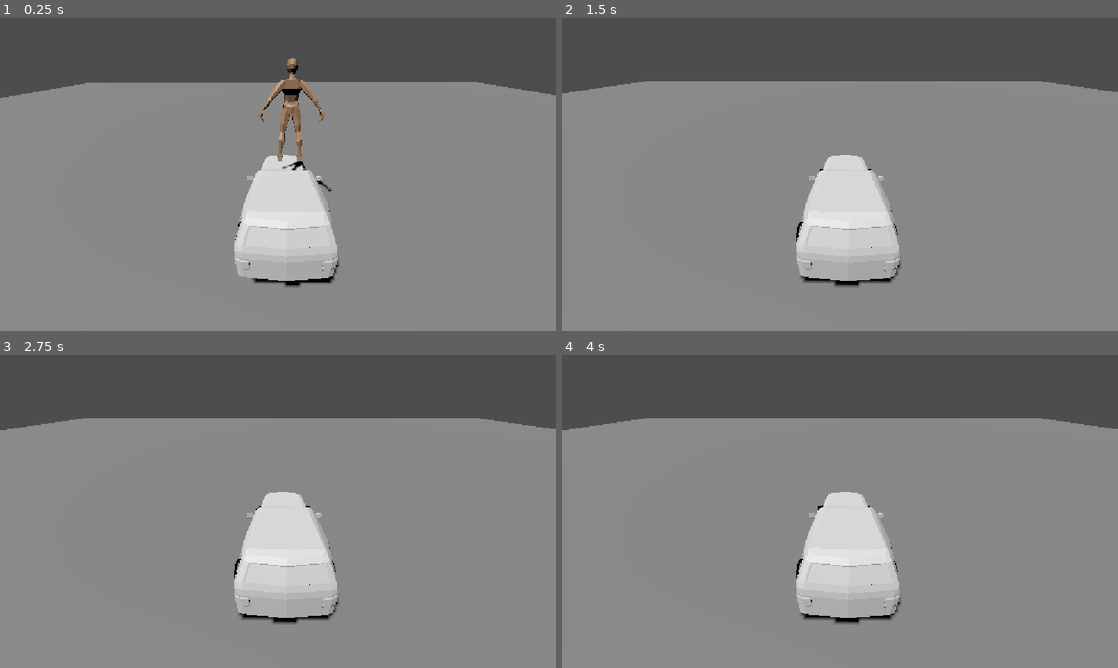
Above: before the commit, frames 1-4 (two rows, left to right).
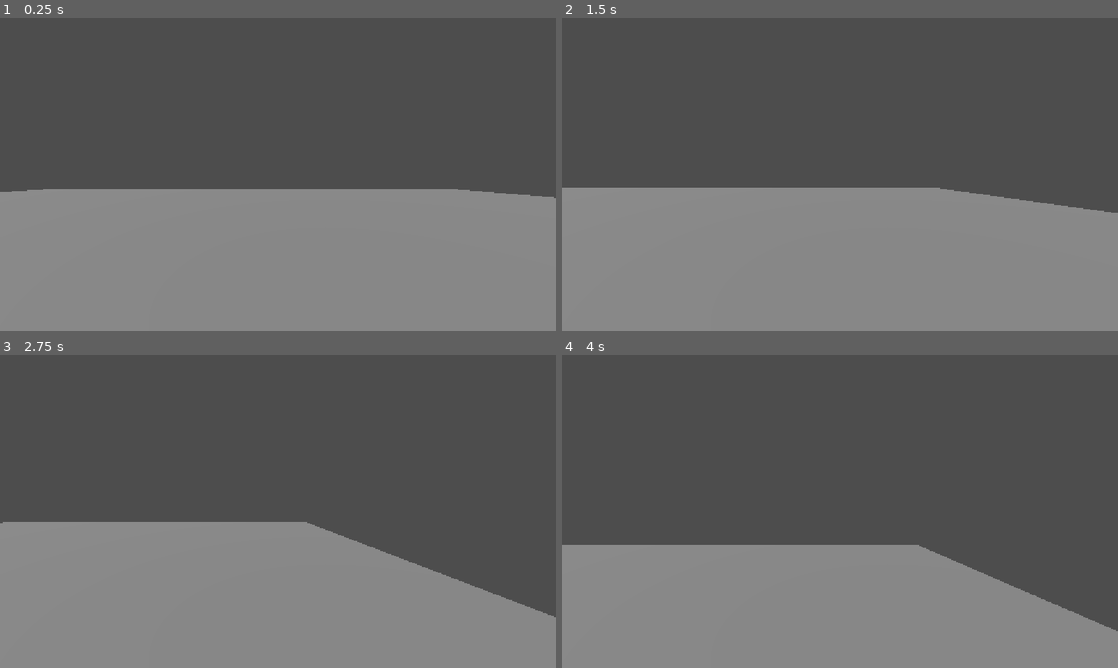
Above: after the commit, the same moments.

Repository: HoangM-Huy/Driving_Game_Project
Game: Godot game, scene res://main.tscn
Two runs of this game, one before a commit and one after it. Both use one fixed random seed, a clock stepped at 60 frames per second and the inputs below.
Inputs:
- Up to frame 1 (0.25 s): no input
- Up to frame 2 (1.5 s): hold D (move_right) 0.53-1.28 s; tap Space (jump) at 0.77 s; hold S (move_back) from 1.28 s (still down)
- Up to frame 3 (2.75 s): tap Space (jump) at 1.52 s; release S (move_back) at 2.03 s; hold D (move_right) from 2.03 s (still down)
- Up to frame 4 (4 s): release D (move_right) at 2.78 s; hold W (move_forward) 2.78-3.53 s; tap Space (jump) at 3.02, 3.77 s; hold A (move_left) from 3.53 s (still down)

The runs differ from the first frame. In frame 1, 39% of the frame differs, in the area x 0-100%, y 12-86%; in frame 2, 40%; in frame 3, 45%; in frame 4, 49%, in the area x 0-100%, y 20-89%.

Commit message:
Setup scene + camera

Diff:
--- a/driving-game/car.gd
+++ b/driving-game/car.gd
@@ -18,4 +18,4 @@
 
 func _physics_process(_delta: float) -> void:
 	steering = Input.get_axis("move_right", "move_left") * 0.4
-	engine_force = Input.get_axis("forward", "reverse") * 700
+	engine_force = Input.get_axis("move_forward", "reverse") * 700
--- a/driving-game/main.tscn
+++ b/driving-game/main.tscn
@@ -1,8 +1,9 @@
 [gd_scene format=3 uid="uid://boqd3pa7t3kcb"]
 
+[ext_resource type="PackedScene" uid="uid://ca32qu0a66ak5" path="res://Player1.tscn" id="1_glv2v"]
 [ext_resource type="PackedScene" uid="uid://cblji1lgei2p5" path="res://car.tscn" id="1_ig7tw"]
 [ext_resource type="Script" uid="uid://ddiyaph47p4ny" path="res://car.gd" id="2_0xm2m"]
-[ext_resource type="PackedScene" uid="uid://ca32qu0a66ak5" path="res://Player1.tscn" id="1_glv2v"]
+[ext_resource type="PackedScene" uid="uid://dvkb30nj57qgx" path="res://house1.tscn" id="4_1bvp3"]
 
 [sub_resource type="BoxShape3D" id="BoxShape3D_7dm0k"]
 size = Vector3(60, 2, 60.10254)
@@ -28,16 +29,24 @@
 shadow_enabled = true
 
 [node name="Car" parent="." unique_id=614287776 instance=ExtResource("1_ig7tw")]
-transform = Transform3D(1, 0, 0, 0, 1, 0, 0, 0, 1, 0, 0.8277577, 0)
+transform = Transform3D(1, 0, 0, 0, 1, 0, 0, 0, 1, 0, 0.12775773, 0)
 mass = 450.0
 script = ExtResource("2_0xm2m")
 
 [node name="Camera3D" type="Camera3D" parent="Car" unique_id=1184680637]
 transform = Transform3D(0.9999588, -0.0061530634, 0.006673731, 0.0018329081, 0.8569257, 0.5154367, -0.008890406, -0.5154032, 0.8569017, -0.25211, 3.602137, 4.4887686)
+
 [node name="Camera_pivot" type="Marker3D" parent="." unique_id=152197204]
 
 [node name="Camera3D" type="Camera3D" parent="Camera_pivot" unique_id=526448121]
 transform = Transform3D(0.9998788, -0.012310875, -0.009534695, 0.015486529, 0.8500433, 0.52648515, 0.0016234111, -0.52656895, 0.8501309, -1.1399995, 8.15369, 10.7014065)
 
 [node name="Player" parent="." unique_id=974651752 instance=ExtResource("1_glv2v")]
-transform = Transform3D(1, 0, 0, 0, 1, 0, 0, 0, 1, 0, 1.7078056, 0)
+transform = Transform3D(1, 0, 0, 0, 1, 0, 0, 0, 1, 4, -0.09219444, 0)
+
+[node name="Camera3D" type="Camera3D" parent="Player" unique_id=1577619589]
+transform = Transform3D(1, 0, 0, 0, 1, 0, 0, 0, 1, 0, 2, -0.20000002)
+current = true
+
+[node name="House" parent="." unique_id=1324037848 instance=ExtResource("4_1bvp3")]
+transform = Transform3D(-1, 0, -8.742278e-08, 0, 1, 0, 8.742278e-08, 0, -1, -10, 0, 2)
